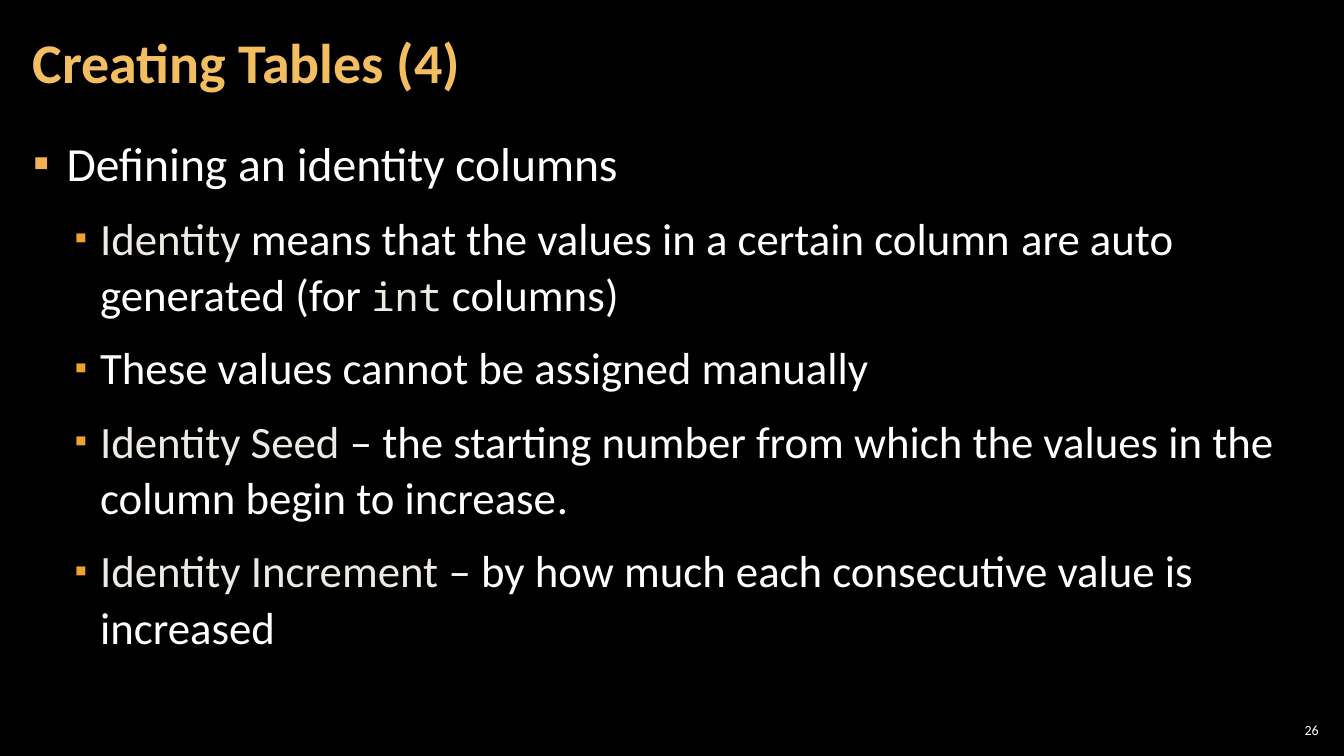
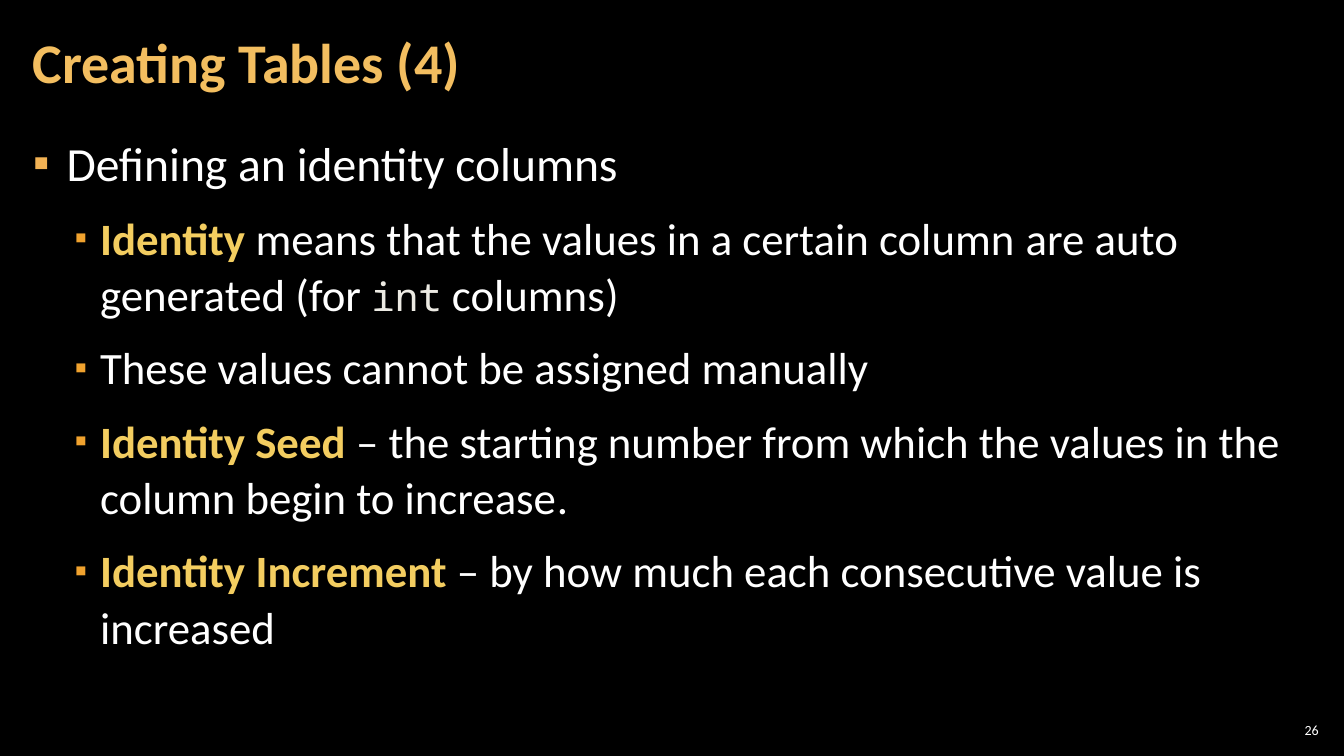
Before and after one commit to TeodorPenev/SoftUni, a slide deck: slide 26 of Advanced Level - Back-end/Databases/Presentation/3. Data-Modeling-and-ER-Diagrams.pptx. Drawn at 1344x756 pixels with LibreOffice and Linux fonts; fonts in the diff are those of the drawing; background and template pictures are left out. Boxes give left, top, right and bottom in pixels: in the first picture for what was removed or moved away, otherwise in the second. Text is boxed around its words. In the diff, an @@ line names an element or a change of style, - is before the commit and + after.

```diff
--- a/Advanced Level - Back-end/Databases/Presentation/3. Data-Modeling-and-ER-Diagrams.pptx
+++ b/Advanced Level - Back-end/Databases/Presentation/3. Data-Modeling-and-ER-Diagrams.pptx
@@ text at <box>100,223,1280,645</box>: text colour #ECEAE3 to #F3CD60, bold on in "Identity", "Identity Seed", "Identity Increment" @@
```
Also in this commit, not shown: 1 other file.
